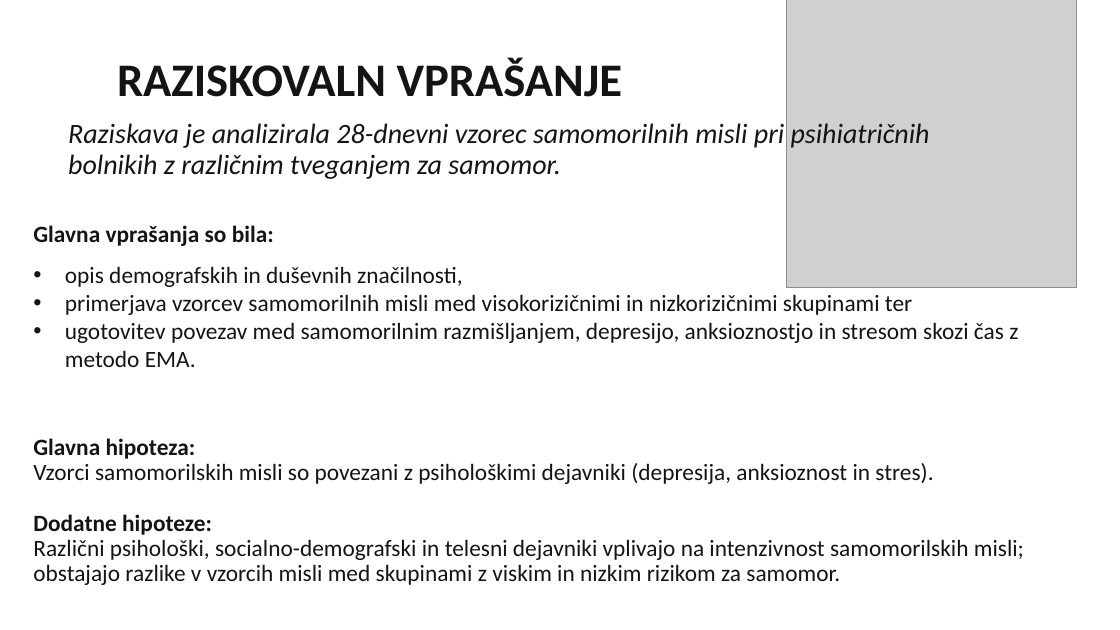
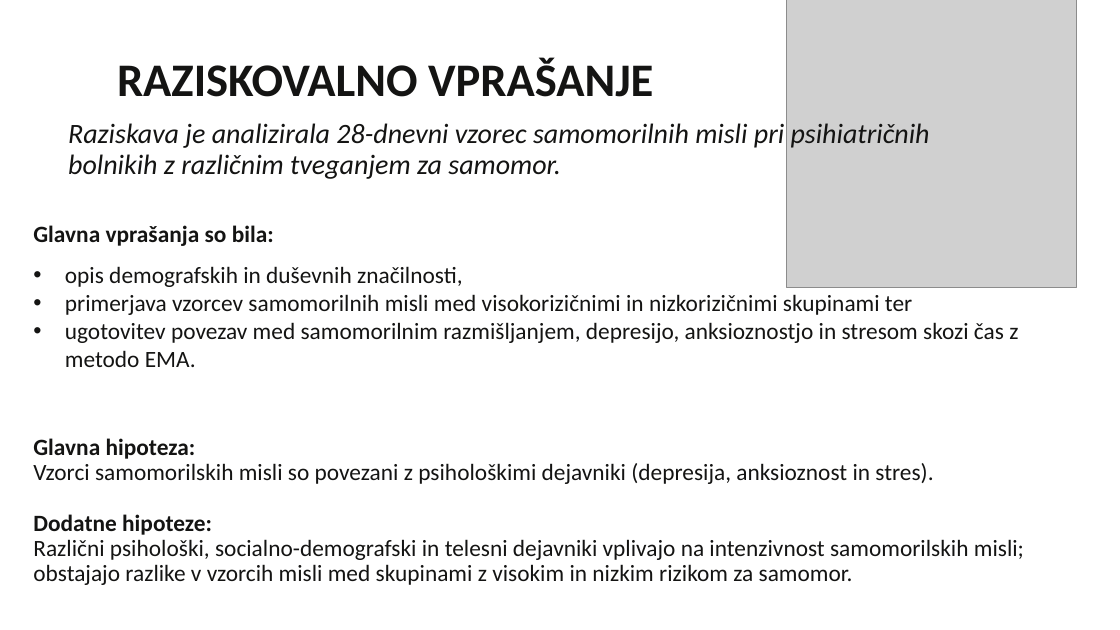
Before and after one commit to nezakrzan/viri_podatkov, a slide deck: slide 2 of NAKER/Presentation1.pptx. Drawn at 1120x630 pixels with LibreOffice and Linux fonts; fonts in the diff are those of the drawing; grey boxes stand for pictures. Boxes give left, top, right and bottom in pixels: in the first picture for what was removed or moved away, otherwise in the second. Text is boxed around its words. In the diff, an @@ line names an element or a change of style, - is before the commit and + after.

```diff
--- a/NAKER/Presentation1.pptx
+++ b/NAKER/Presentation1.pptx
@@ text at [117,57,653,97]: text changed @@
-RAZISKOVALN VPRAŠANJE
+RAZISKOVALNO VPRAŠANJE
@@ text at [33,564,853,585]: text changed @@
-obstajajo razlike v vzorcih misli med skupinami z viskim in nizkim rizikom za samomor.
+obstajajo razlike v vzorcih misli med skupinami z visokim in nizkim rizikom za samomor.
```
Also in this commit, not shown: 2 other files.
